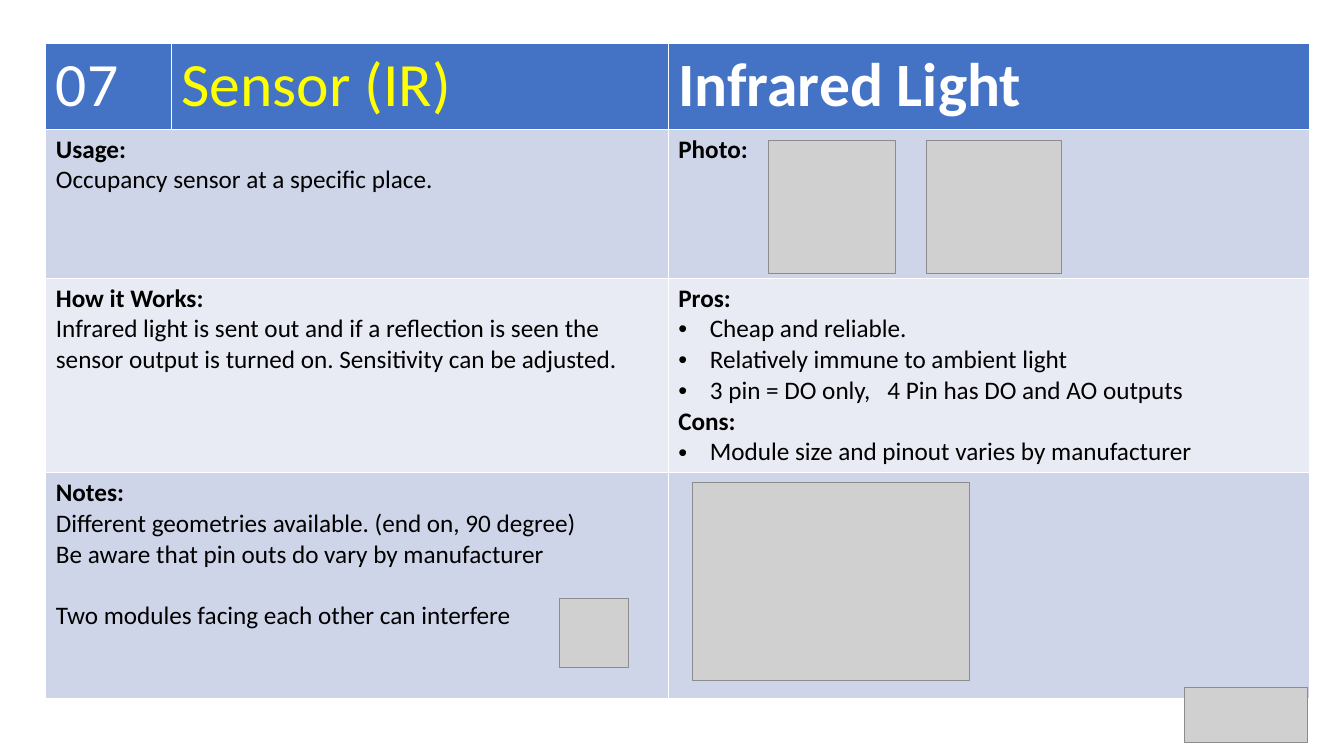
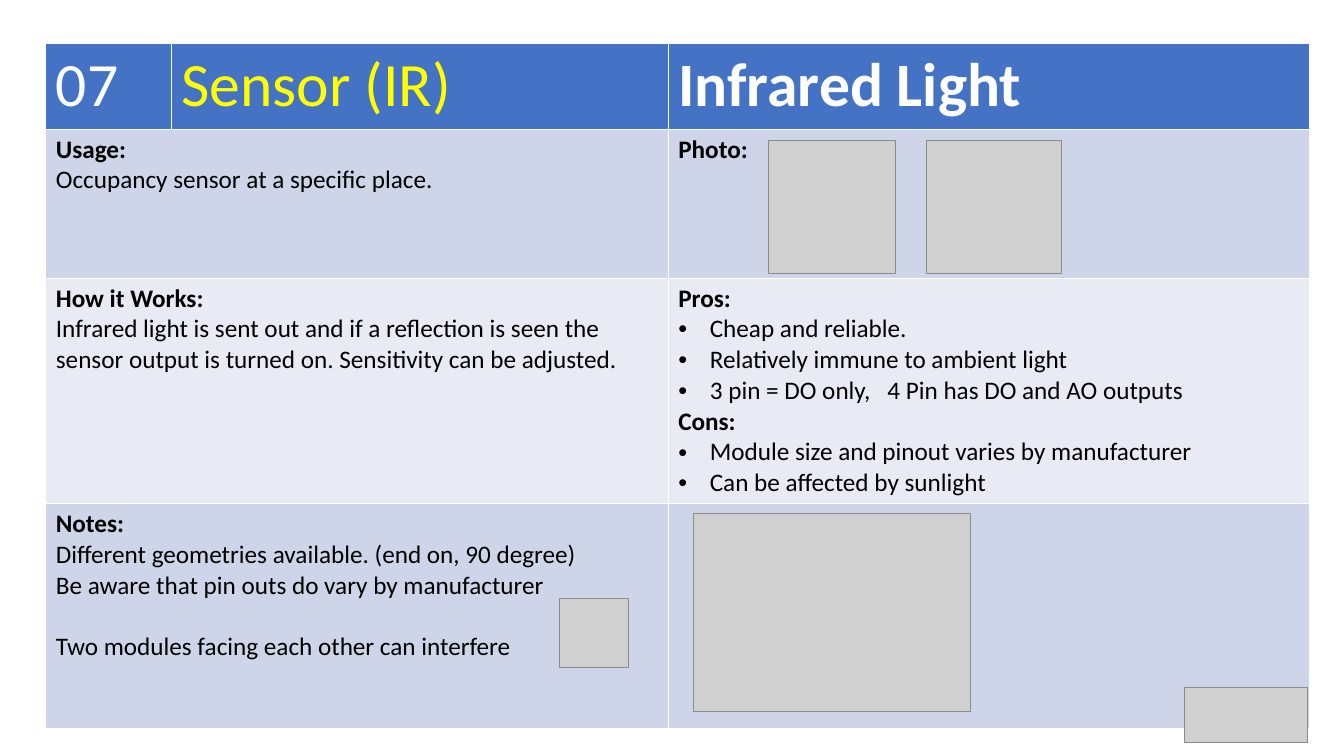
Before and after one commit to Alan-Lomax/MERG-SIG-Presentations, a slide deck: slide 19 of Arduino IO Compendium.pptx. Drawn at 1344x756 pixels with LibreOffice and Linux fonts; fonts in the diff are those of the drawing; grey boxes stand for pictures. Boxes give left, top, right and bottom in pixels: in the first picture for what was removed or moved away, otherwise in the second. Text is boxed around its words. In the diff, an @@ line names an element or a change of style, - is before the commit and + after.

```diff
--- a/Arduino IO Compendium.pptx
+++ b/Arduino IO Compendium.pptx
@@ table at bbox=[45, 43, 1310, 722] @@
-row 3, column 3: Pros: / Cheap and reliable. / Relatively immune to ambient light / 3 pin = DO only, 4 Pin has DO and AO outputs / Cons: / Module size and pinout varies by manufacturer
+row 3, column 3: Pros: / Cheap and reliable. / Relatively immune to ambient light / 3 pin = DO only, 4 Pin has DO and AO outputs / Cons: / Module size and pinout varies by manufacturer / Can be affected by sunlight
@@ picture: place and size @@
-picture at bbox=[693, 483, 970, 682]
+picture at bbox=[694, 513, 971, 712]
```
Also in this commit, not shown: 4 other slides changed, 2 slides added, 4 other files.
